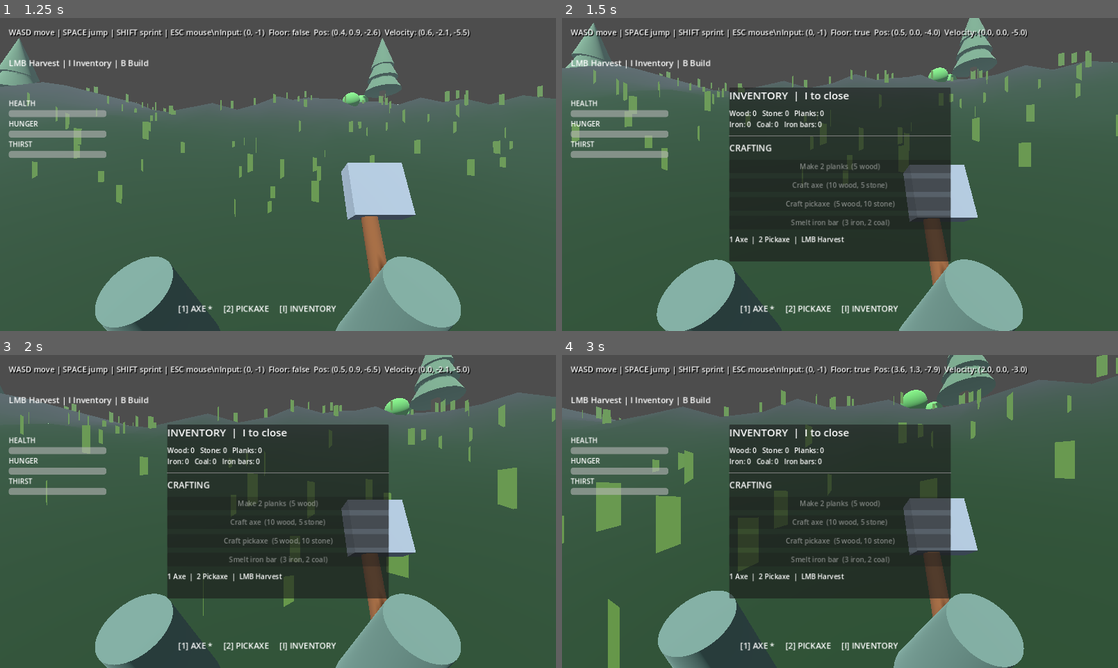
Above: before the commit, frames 1-4 (two rows, left to right).
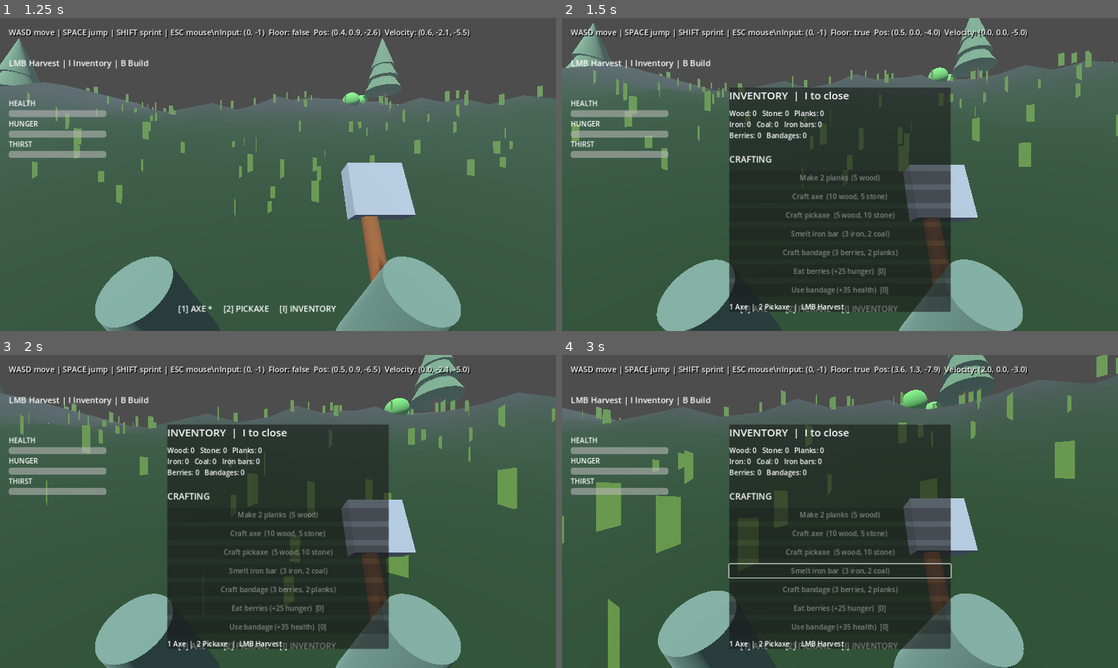
Above: after the commit, the same moments.

Repository: noval000/survival
Game: Godot game, scene res://scenes/Main.tscn
Two runs of this game, one before a commit and one after it. Both use one fixed random seed, a clock stepped at 60 frames per second and the inputs below.
Inputs (mouse positions are in pixels of both pictures, inside the frame that each line leads up to):
- Up to frame 1 (1.25 s): tap Enter at 0.5 s; move the mouse to (305, 174) at 0.52 s; hold W (move_forward) from 0.53 s (still down); hold Shift (sprint) from 0.53 s (still down); click (305, 174) at 0.67 s; tap Space (jump) at 0.77 s
- Up to frame 2 (1.5 s): keep holding W (move_forward); move the mouse to (812, 174) at 1.27 s; release Shift (sprint) at 1.28 s; tap I at 1.35 s
- Up to frame 3 (2 s): keep holding W (move_forward); tap Space (jump) at 1.52 s
- Up to frame 4 (3 s): move the mouse to (895, 442) at 2.02 s; release W (move_forward) at 2.03 s; hold D (move_right) 2.03-2.78 s; tap B at 2.1 s; move the mouse to (812, 574) at 2.77 s; hold W (move_forward) from 2.78 s (still down); tap 1 at 2.85 s; click (812, 574) at 2.92 s

Frame 1 is identical in both runs. In frame 2, 8.0% of the frame differs, in the area x 30-70%, y 36-94%; in frame 3, 8.0%; in frame 4, 8.3%, in the area x 29-71%, y 36-94%.

Commit message:
Add berry consumption, bandage use and crafting controls to inventory

Diff:
--- a/godot/scripts/InventoryUI.gd
+++ b/godot/scripts/InventoryUI.gd
@@ -2,8 +2,9 @@
 
 signal craft_requested(recipe: String)
 signal tool_selected(tool: String)
+signal consumable_requested(kind: String)
 
-var inventory: Dictionary = {"wood": 0, "stone": 0, "plank": 0, "iron": 0, "coal": 0, "iron_bar": 0}
+var inventory: Dictionary = {"wood": 0, "stone": 0, "plank": 0, "iron": 0, "coal": 0, "iron_bar": 0, "berries": 0, "bandage": 0}
 var tools: Dictionary = {"axe": true, "pickaxe": true}
 var current_tool: String = "axe"
 var panel: PanelContainer
@@ -43,11 +44,16 @@
     recipes.text = "CRAFTING"
     recipes.add_theme_font_size_override("font_size", 20)
     content.add_child(recipes)
-    for recipe in ["plank", "axe", "pickaxe", "iron_bar"]:
+    for recipe in ["plank", "axe", "pickaxe", "iron_bar", "bandage"]:
         var button := Button.new()
         button.pressed.connect(_on_craft.bind(recipe))
         recipe_buttons[recipe] = button
         content.add_child(button)
+    for kind in ["berries", "bandage"]:
+        var consume := Button.new()
+        consume.name = "Consume_" + kind
+        consume.pressed.connect(func() -> void: consumable_requested.emit(kind))
+        content.add_child(consume)
     hint_text = Label.new()
     hint_text.text = "1 Axe  |  2 Pickaxe  |  LMB Harvest"
     content.add_child(hint_text)
@@ -78,6 +84,16 @@
     if resource_text == null:
         return
     resource_text.text = "Wood: %d   Stone: %d   Planks: %d\nIron: %d   Coal: %d   Iron bars: %d" % [int(inventory.get("wood", 0)), int(inventory.get("stone", 0)), int(inventory.get("plank", 0)), int(inventory.get("iron", 0)), int(inventory.get("coal", 0)), int(inventory.get("iron_bar", 0))]
+    resource_text.text += "\nBerries: %d   Bandages: %d" % [int(inventory.get("berries", 0)), int(inventory.get("bandage", 0))]
+    var berry_button: Button = resource_text.get_parent().get_node("Consume_berries")
+    berry_button.text = "Eat berries (+25 hunger)  [%d]" % int(inventory.get("berries", 0))
+    berry_button.disabled = int(inventory.get("berries", 0)) <= 0
+    var bandage_use: Button = resource_text.get_parent().get_node("Consume_bandage")
+    bandage_use.text = "Use bandage (+35 health)  [%d]" % int(inventory.get("bandage", 0))
+    bandage_use.disabled = int(inventory.get("bandage", 0)) <= 0
+    var craft_bandage: Button = recipe_buttons["bandage"]
+    craft_bandage.text = "Craft bandage (3 berries, 2 planks)"
+    craft_bandage.disabled = int(inventory.get("berries", 0)) < 3 or int(inventory.get("plank", 0)) < 2
     var smelt_button: Button = recipe_buttons["iron_bar"]
     smelt_button.text = "Smelt iron bar  (3 iron, 2 coal)"
     smelt_button.disabled = int(inventory.get("iron", 0)) < 3 or int(inventory.get("coal", 0)) < 2
